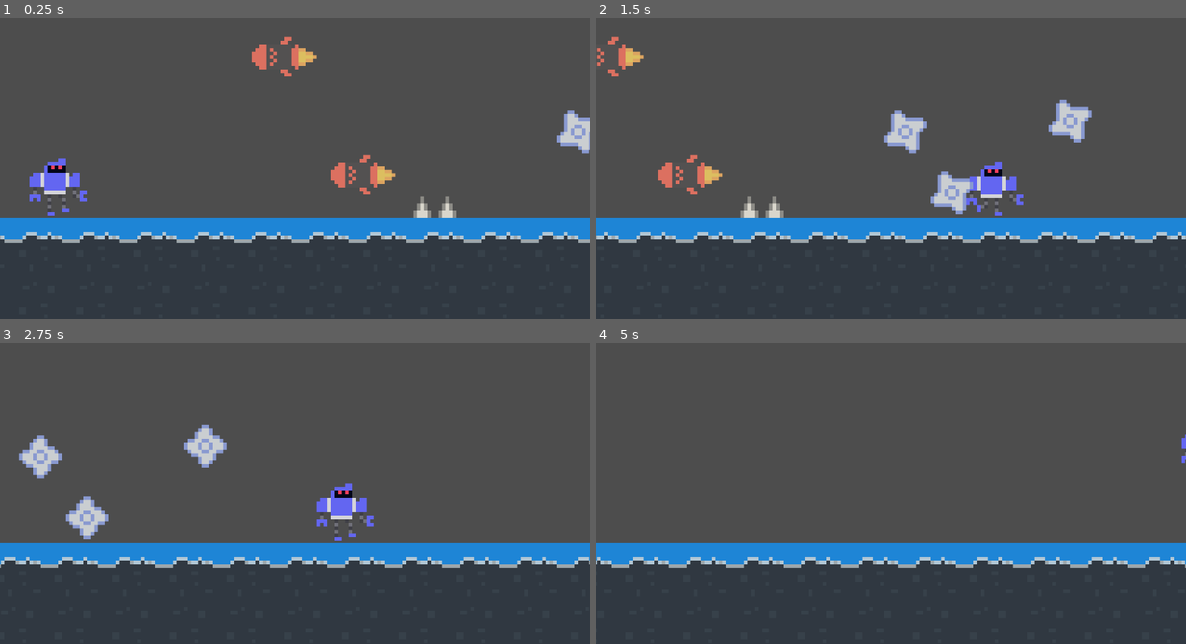
Above: before the commit, frames 1-4 (two rows, left to right).
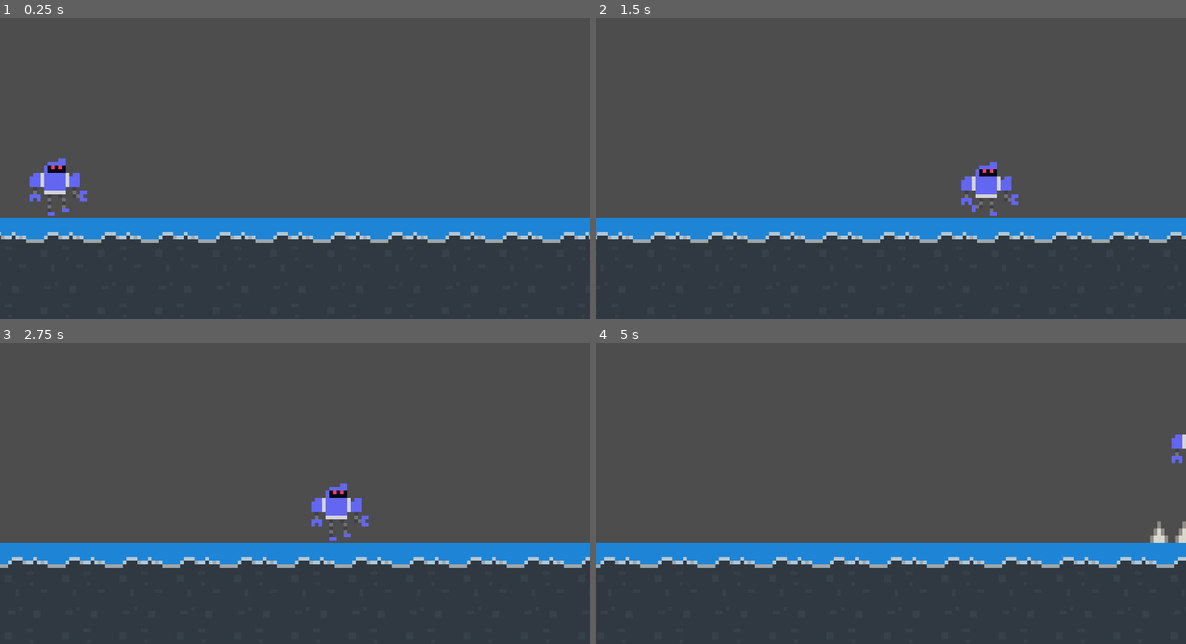
Above: after the commit, the same moments.

Repository: rajariandhana/RoboRunner
Game: Godot game, scene res://scenes/game.tscn
The game is run twice, just before and just after one commit, with the same random seed, the same clock (stepped at 60 frames per second) and the same inputs.
Inputs:
- Up to frame 1 (0.25 s): no input
- Up to frame 2 (1.5 s): tap Enter (ui_accept) at 0.5, 0.77 s; hold Right (ui_right) from 0.53 s (still down)
- Up to frame 3 (2.75 s): tap Enter (ui_accept) at 1.52 s; release Right (ui_right) at 2.03 s; hold Left (ui_left) from 2.03 s (still down)
- Up to frame 4 (5 s): release Left (ui_left) at 2.78 s; hold Right (ui_right) 2.78-4.28 s; tap Enter (ui_accept) at 3.02, 3.77, 4.52 s; hold Left (ui_left) from 4.28 s (still down)

The runs differ from the first frame. In frame 1, 4.1% of the frame differs, in the area x 0-100%, y 6-75%; in frame 2, 5.7%; in frame 3, 4.0%; in frame 4, 2.9%.

Commit message:
Enemy spawning

Diff:
--- a/scenes/enemy_blade.tscn
+++ b/scenes/enemy_blade.tscn
@@ -29,6 +29,7 @@
 }]
 
 [node name="Area2D" instance=ExtResource("1_55615")]
+enemy_name = "Blade"
 
 [node name="CollisionShape2D" parent="." index="0"]
 shape = SubResource("CircleShape2D_1wm4q")
--- a/scenes/enemy_rocket.tscn
+++ b/scenes/enemy_rocket.tscn
@@ -39,6 +39,7 @@
 }]
 
 [node name="Area2D" instance=ExtResource("1_y8hla")]
+enemy_name = "Rocket"
 
 [node name="CollisionShape2D" parent="." index="0"]
 position = Vector2(-3, 0)
--- a/scenes/enemy_spike.tscn
+++ b/scenes/enemy_spike.tscn
@@ -22,6 +22,7 @@
 }]
 
 [node name="Area2D" instance=ExtResource("1_0imbo")]
+enemy_name = "Spike"
 
 [node name="CollisionShape2D" parent="." index="0"]
 position = Vector2(0, 5.5)
--- a/scenes/game.tscn
+++ b/scenes/game.tscn
@@ -24,22 +24,18 @@
 zoom = Vector2(7, 7)
 
 [node name="Player" parent="." instance=ExtResource("1_uwrxv")]
-position = Vector2(-66, -14)
+position = Vector2(-66, -10)
 
 [node name="Area2D" parent="." instance=ExtResource("4_lbhrr")]
-position = Vector2(35, -12)
+position = Vector2(0, -79)
 
-[node name="Area2D2" parent="." instance=ExtResource("5_iywne")]
-position = Vector2(107, -7)
-
-[node name="Area2D3" parent="." instance=ExtResource("5_iywne")]
-position = Vector2(94, -24)
+[node name="Area2D2" parent="." instance=ExtResource("4_lbhrr")]
+position = Vector2(0, -91)
 
 [node name="Area2D4" parent="." instance=ExtResource("5_iywne")]
-position = Vector2(140, -27)
-
-[node name="Area2D5" parent="." instance=ExtResource("4_lbhrr")]
-position = Vector2(13, -45)
+position = Vector2(140, -98)
 
 [node name="Area2D6" parent="." instance=ExtResource("6_p57ef")]
-position = Vector2(54, -8)
+position = Vector2(54, -79)
+
+[node name="Timer" type="Timer" parent="."]
--- a/scenes/game_manager.gd
+++ b/scenes/game_manager.gd
@@ -3,20 +3,40 @@
 @onready var camera_2d: Camera2D = $"../Camera2D"
 @onready var ground_1: TileMap = $"../Ground1"
 @onready var ground_2: TileMap = $"../Ground2"
+@onready var timer: Timer = $"../Timer"
 
-var SPEED = 60
+var SPEED = 100
 var DIRECTION = -1
-var VELOCITY = -60
+var VELOCITY = SPEED * DIRECTION
 var GROUND_WIDTH
 
-#var rocket_scene = preload("res://scenes/enemy.tscn")
-#var enemies_type := [rocket_scene, ...]
+const rocket_scene = preload("res://scenes/enemy_rocket.tscn")
+const blade_scene = preload("res://scenes/enemy_blade.tscn")
+const spike_scene = preload("res://scenes/enemy_spike.tscn")
+const enemiesType := [rocket_scene, blade_scene, spike_scene]
+
+var lastSpawnTime = 0.0
+var spawnInterval = 0.0
+
+const SPAWN_TIME_MIN = 2.0
+const SPAWN_TIME_MAX = 5.0
+
+const SPAWN_X = 100
+const SPAWN_Y_MIN = -8
+const SPAWN_Y_MAX = -40
+const DESPAWN_X = -(SPAWN_X)
+
+var enemies: Array
+var lastEnemy: Enemy
 
 func _ready() -> void:
 	ground_1.position.x = 0
 	GROUND_WIDTH = ground_1.get_used_rect().size.x * ground_1.tile_set.tile_size.x
 	ground_2.position.x = GROUND_WIDTH
 	VELOCITY = SPEED * DIRECTION
+
+	lastSpawnTime = Time.get_ticks_msec() / 1000.0
+	spawnInterval = randf_range(SPAWN_TIME_MIN, SPAWN_TIME_MAX)
 
 # Called every frame. 'delta' is the elapsed time since the previous frame.
 func _process(delta: float) -> void:
@@ -28,20 +48,15 @@
 	if ground_2.position.x < -GROUND_WIDTH:
 		ground_2.position.x = ground_1.position.x + GROUND_WIDTH
 
-func get_speed() -> int:
-	return SPEED
+	var currentTime = Time.get_ticks_msec()/1000.0
+	if currentTime - lastSpawnTime >= spawnInterval:
+		lastSpawnTime = currentTime
+		spawnInterval = randf_range(SPAWN_TIME_MIN, SPAWN_TIME_MAX)
+		spawn_enemy()
 
-func get_velocity() -> int:
-	return VELOCITY
-
-func spawn_enemy() -> void:
-	pass
-	#var enemy_type = enemies_type[randi() % enemies_type.size()]
-	#var newEnemy
-	#newEnemy = enemy_type.instantiate()
-	#append some shit
-
-func despawn_enemy(enemy: Enemy) -> void:
-	pass
-	enemy.queue_free()
-	#remove from array shit
+func spawn_enemy():
+	var enemyType = enemiesType[randi() % enemiesType.size()]
+	var enemy = enemyType.instantiate()
+	enemy.position = Vector2i(SPAWN_X, SPAWN_Y_MIN)
+	add_child(enemy)
+	print("SPAWNED: "+enemy.enemy_name)
--- a/scripts/enemy.gd
+++ b/scripts/enemy.gd
@@ -3,15 +3,20 @@
 #right click on enemy.tscn then New Inherited Scene
 @onready var game_manager: Node = get_tree().root.get_node("Game/GameManager")
 @onready var animated_sprite_2d: AnimatedSprite2D = $AnimatedSprite2D
+@export var enemy_name: String
 
 var VELOCITY
+var DESPAWN_X
 
 func _ready() -> void:
-	VELOCITY = game_manager.get_velocity()
+	VELOCITY = game_manager.VELOCITY
+	DESPAWN_X = game_manager.DESPAWN_X
 
 func _process(delta: float) -> void:
 	position.x += VELOCITY * delta
+	if position.x < DESPAWN_X:
+		queue_free()
 
 func _on_body_entered(body: Node2D) -> void:
-	print("DEATHSDSDMSDJNSDJ")
-	queue_free
+	print("DEATH CAUSE: collide with "+name)
+	get_tree().paused = true
